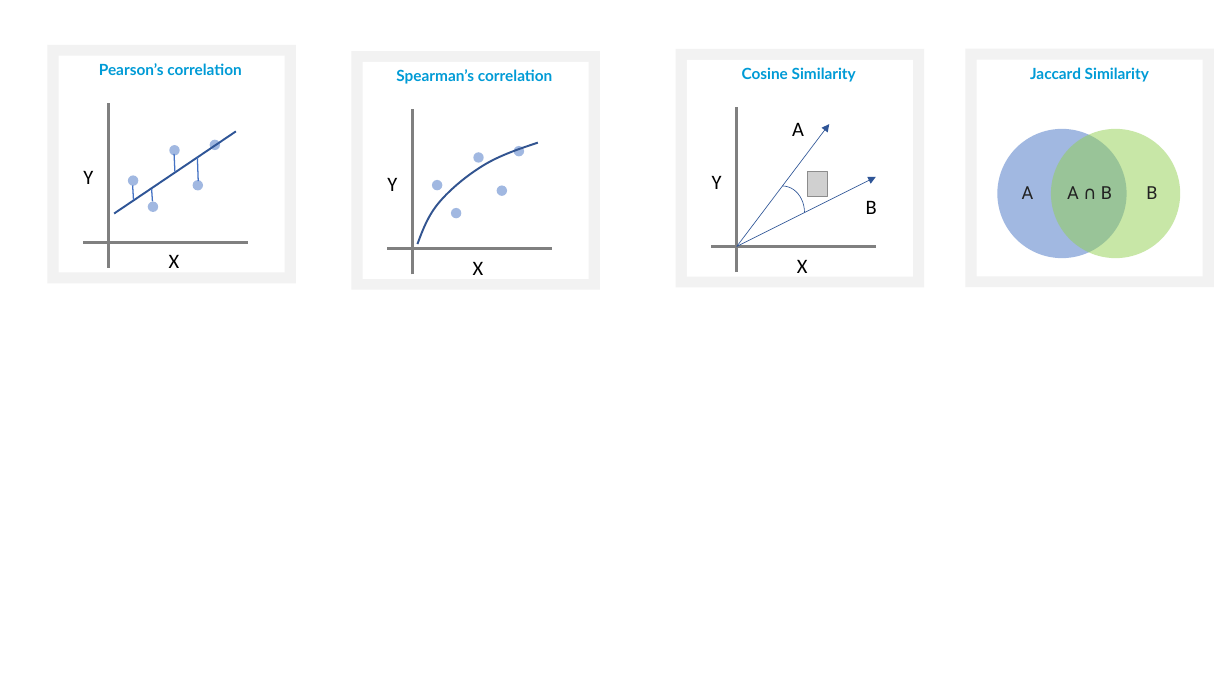
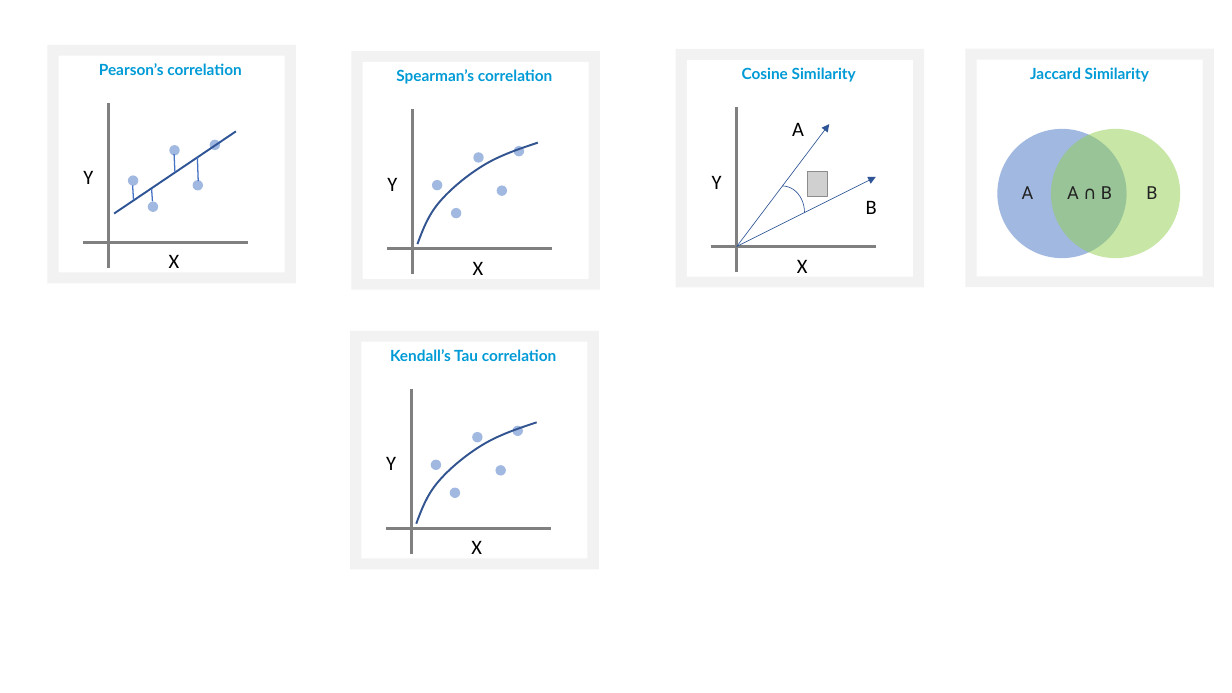
Before and after one commit to jingwora/jingwora.github.io, a slide deck: slide 2 of contents/articles/Similarity-and-Distance-algorithms/img.pptx. Drawn at 1232x693 pixels with LibreOffice and Linux fonts; fonts in the diff are those of the drawing; grey boxes stand for pictures. Boxes give left, top, right and bottom in pixels: in the first picture for what was removed or moved away, otherwise in the second. Text is boxed around its words. In the diff, an @@ line names an element or a change of style, - is before the commit and + after.

```diff
--- a/contents/articles/Similarity-and-Distance-algorithms/img.pptx
+++ b/contents/articles/Similarity-and-Distance-algorithms/img.pptx
@@ rectangle added at [350, 331, 599, 569], fill #F2F2F2 @@
@@ rectangle added at [361, 342, 588, 559], fill #FFFFFF @@
@@ text added at [390, 349, 557, 361], 12 pt, text #009BD6, bold @@
+Kendall’s Tau correlation
@@ line added from (411, 555) to (411, 389), #808080 2.25 pt @@
@@ freeform shape added at [416, 422, 536, 524], outline #325491 1.5 pt @@
@@ ellipse added at [472, 432, 482, 442], fill #4472C4 at 50% opacity @@
@@ ellipse added at [513, 426, 523, 436], fill #4472C4 at 50% opacity @@
@@ text added at [386, 457, 396, 470], 16 pt, text #000000 @@
+Y
@@ ellipse added at [431, 459, 441, 470], fill #4472C4 at 50% opacity @@
@@ ellipse added at [495, 465, 506, 475], fill #4472C4 at 50% opacity @@
@@ ellipse added at [450, 488, 460, 498], fill #4472C4 at 50% opacity @@
@@ line added from (551, 529) to (385, 529), #808080 2.25 pt @@
@@ text added at [471, 541, 482, 554], 16 pt, text #000000 @@
+X
```
Also in this commit, not shown: 4 other files.
